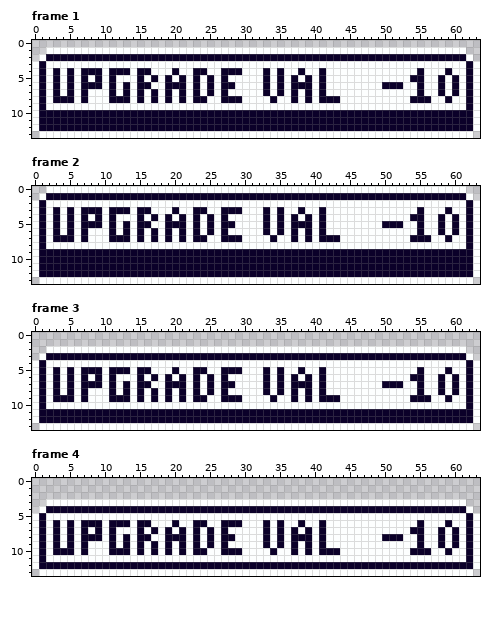
Two states of a pixel-art file, assets/ui/buttons/upgrade_resource/button-upgrade-value.aseprite. The first picture shows the starting point.
64x14 pixels, 5 frames. Shown: frame 1, frame 2, frame 3, frame 4. The commit also changed other frames, which this record leaves out.
Now the later version:
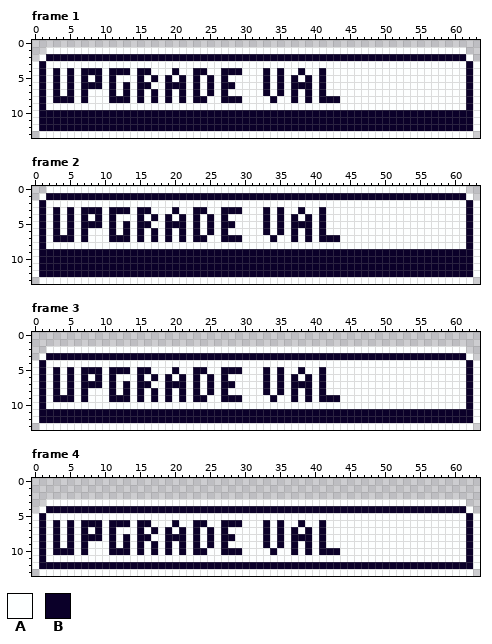
Palette (. is transparent): A #fdffff  B #0b0029
Diff:
--- frame 1, layer "Layer 2"
@@ x 48..62 @@
  3 AAAAAAAAAAAAAAB
- 4 AAAAAAABAAABAAB
- 5 AAAAAABBAABABAB
- 6 AABBBAABAABABAB
- 7 AAAAAAABAABABAB
- 8 AAAAAABBBAABAAB
+ 4 AAAAAAAAAAAAAAB
+ 5 AAAAAAAAAAAAAAB
+ 6 AAAAAAAAAAAAAAB
+ 7 AAAAAAAAAAAAAAB
+ 8 AAAAAAAAAAAAAAB
  9 AAAAAAAAAAAAAAB
--- frame 2, layer "Layer 2"
@@ x 48..62 @@
  2 AAAAAAAAAAAAAAB
- 3 AAAAAAABAAABAAB
- 4 AAAAAABBAABABAB
- 5 AABBBAABAABABAB
- 6 AAAAAAABAABABAB
- 7 AAAAAABBBAABAAB
+ 3 AAAAAAAAAAAAAAB
+ 4 AAAAAAAAAAAAAAB
+ 5 AAAAAAAAAAAAAAB
+ 6 AAAAAAAAAAAAAAB
+ 7 AAAAAAAAAAAAAAB
  8 AAAAAAAAAAAAAAB
--- frame 3, layer "Layer 2"
@@ x 48..62 @@
  4 AAAAAAAAAAAAAAB
- 5 AAAAAAABAAABAAB
- 6 AAAAAABBAABABAB
- 7 AABBBAABAABABAB
- 8 AAAAAAABAABABAB
- 9 AAAAAABBBAABAAB
+ 5 AAAAAAAAAAAAAAB
+ 6 AAAAAAAAAAAAAAB
+ 7 AAAAAAAAAAAAAAB
+ 8 AAAAAAAAAAAAAAB
+ 9 AAAAAAAAAAAAAAB
 10 AAAAAAAAAAAAAAB
--- frame 4, layer "Layer 2"
@@ x 48..62 @@
  5 AAAAAAAAAAAAAAB
- 6 AAAAAAABAAABAAB
- 7 AAAAAABBAABABAB
- 8 AABBBAABAABABAB
- 9 AAAAAAABAABABAB
-10 AAAAAABBBAABAAB
+ 6 AAAAAAAAAAAAAAB
+ 7 AAAAAAAAAAAAAAB
+ 8 AAAAAAAAAAAAAAB
+ 9 AAAAAAAAAAAAAAB
+10 AAAAAAAAAAAAAAB
 11 AAAAAAAAAAAAAAB
